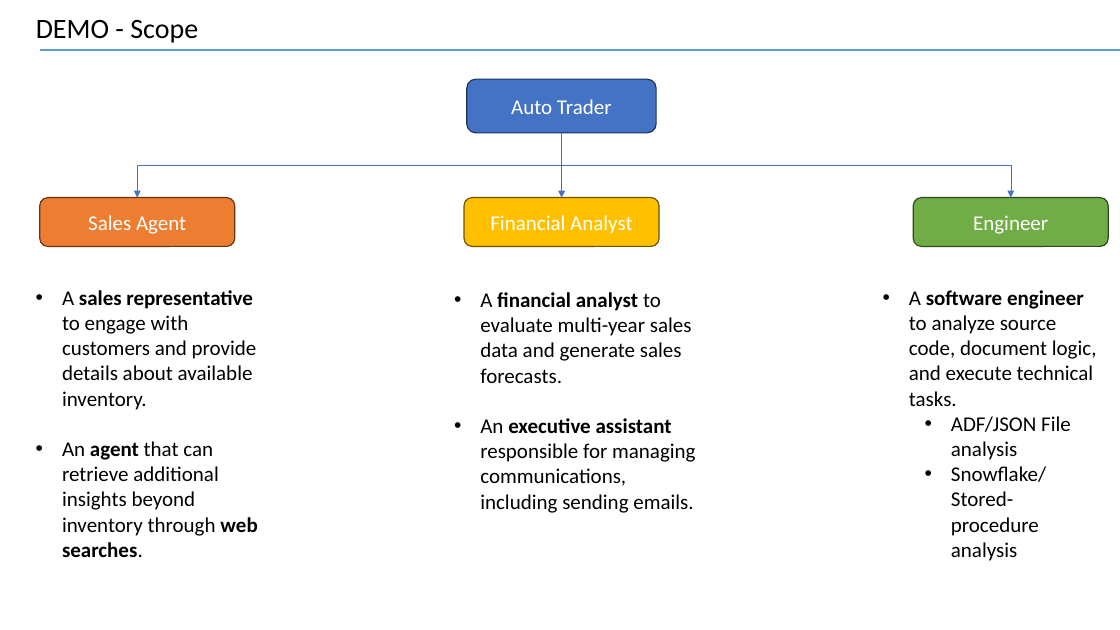
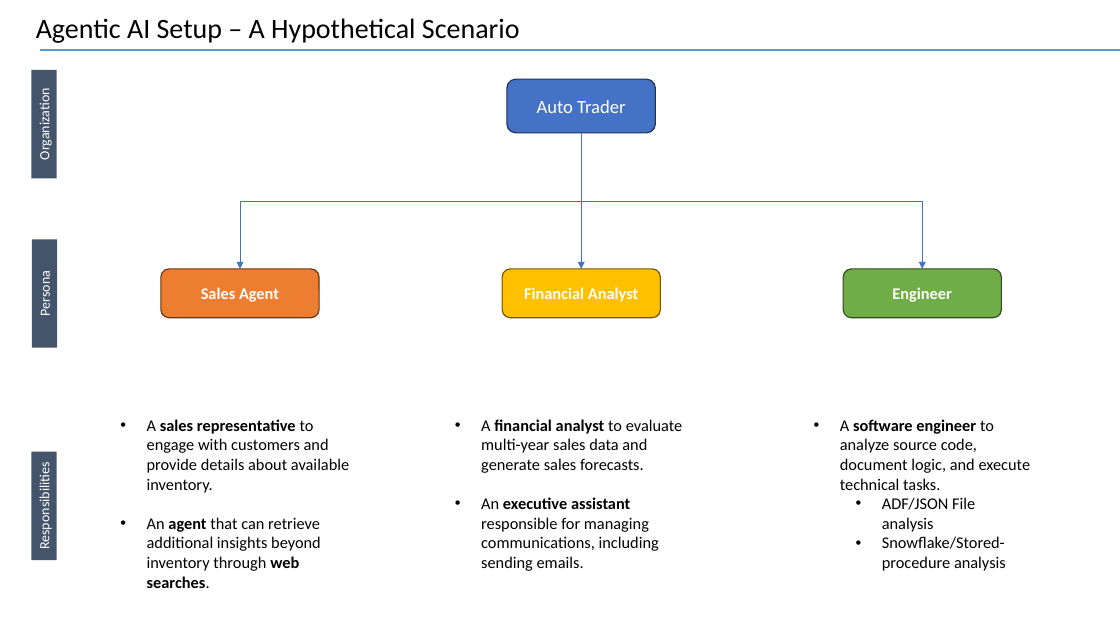
Before and after one commit to vsesha/AgenticAiAutoTrader, a slide deck: slide 4 of Presentation/AgenticAI_Presentation.pptx (slide 5 before the commit). Drawn at 1120x630 pixels with LibreOffice and Linux fonts; fonts in the diff are those of the drawing. Boxes give left, top, right and bottom in pixels: in the first picture for what was removed or moved away, otherwise in the second. Text is boxed around its words. In the diff, an @@ line names an element or a change of style, - is before the commit and + after.

```diff
--- a/Presentation/AgenticAI_Presentation.pptx
+++ b/Presentation/AgenticAI_Presentation.pptx
@@ text at <box>36,18,520,43</box>: text changed @@
-DEMO - Scope
+Agentic AI Setup – A Hypothetical Scenario
@@ rectangle added at <box>32,70,57,179</box>, fill #44546A, 12 pt, text #FFFFFF @@
+Organization
@@ rounded rectangle "Auto Trader": place and size @@
-rounded rectangle "Auto Trader" at <box>467,79,656,133</box>
+rounded rectangle "Auto Trader" at <box>507,79,655,133</box>
@@ rounded rectangle "Auto Trader" at <box>507,79,655,133</box>: size 18 to 16 pt @@
@@ elbow arrow moved from (561, 133) - (137, 197) to (581, 133) - (240, 269) @@
@@ elbow arrow moved from (561, 133) - (1011, 197) to (581, 133) - (923, 269) @@
@@ elbow arrow moved from (561, 133) - (562, 197) to (581, 133) - (581, 269) @@
@@ rectangle added at <box>32,239,57,347</box>, fill #44546A, 12 pt, text #FFFFFF @@
+Persona
@@ size 18 to 14 pt, bold on in 3 elements at <box>502,269,660,318</box>, <box>844,269,1002,318</box>, <box>160,269,318,318</box> @@
@@ rounded rectangle "Sales Agent": place and size @@
-rounded rectangle "Sales Agent" at <box>39,197,234,246</box>
+rounded rectangle "Sales Agent" at <box>160,269,318,318</box>
@@ rounded rectangle "Financial Analyst": place and size @@
-rounded rectangle "Financial Analyst" at <box>464,197,659,246</box>
+rounded rectangle "Financial Analyst" at <box>502,269,660,318</box>
@@ rounded rectangle "Engineer": place and size @@
-rounded rectangle "Engineer" at <box>913,197,1108,246</box>
+rounded rectangle "Engineer" at <box>844,269,1002,318</box>
@@ size 18 to 14 pt in 3 elements at <box>481,419,683,571</box>, <box>840,419,1031,571</box>, <box>147,419,349,588</box> @@
@@ text "A sales representative to engage ...": place and size @@
-text "A sales representative to engage ..." at <box>62,290,257,557</box>
+text "A sales representative to engage ..." at <box>147,419,349,588</box>
@@ text "A financial analyst to evaluate ...": place and size @@
-text "A financial analyst to evaluate ..." at <box>480,292,695,513</box>
+text "A financial analyst to evaluate ..." at <box>481,419,683,571</box>
@@ text "A software engineer to analyze ...": place and size @@
-text "A software engineer to analyze ..." at <box>909,290,1097,561</box>
+text "A software engineer to analyze ..." at <box>840,419,1031,571</box>
@@ rectangle added at <box>32,452,57,560</box>, fill #44546A, 12 pt, text #FFFFFF @@
+Responsibilities
```
Also in this commit, not shown: 2 other slides changed, 3 slides added, 2 slides removed, 4 other files.
